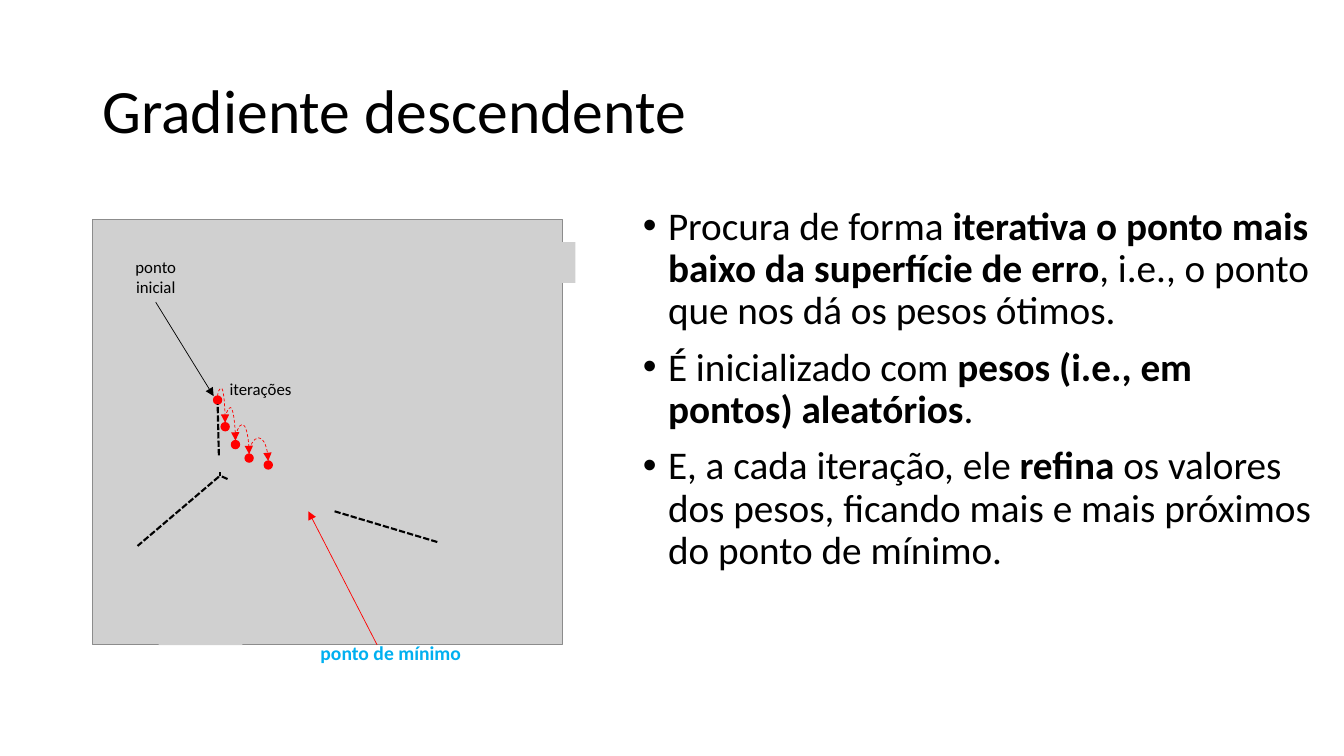
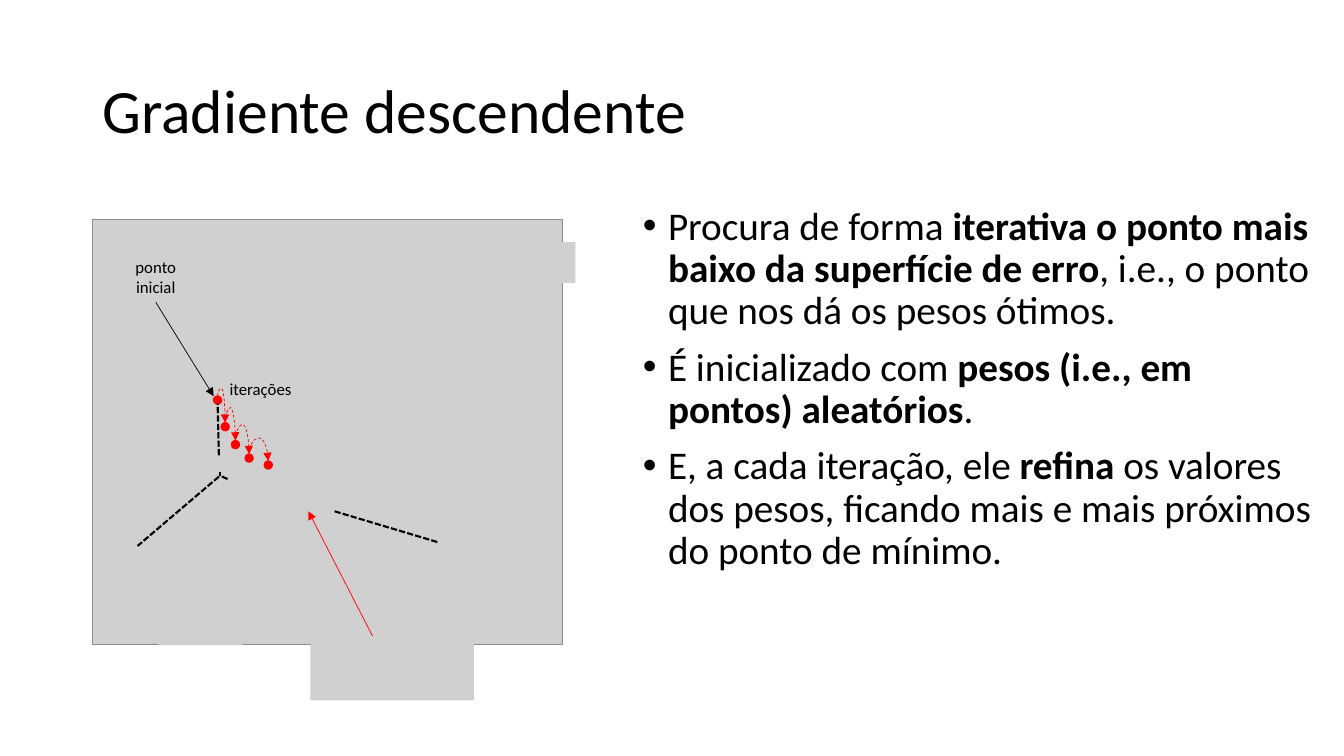
Before and after one commit to zz4fap/c24_inteligencia_artificial, a slide deck: slide 24 of slides/C24_Regressão.pptx (slide 23 before the commit). Drawn at 1344x756 pixels with LibreOffice and Linux fonts; fonts in the diff are those of the drawing; grey boxes stand for pictures. Boxes give left, top, right and bottom in pixels: in the first picture for what was removed or moved away, otherwise in the second. Text is boxed around its words. In the diff, an @@ line names an element or a change of style, - is before the commit and + after.

```diff
--- a/slides/C24_Regressão.pptx
+++ b/slides/C24_Regressão.pptx
@@ picture added at (311,636,474,701) @@
@@ text removed at (320,644,461,663) @@
-ponto de mínimo
```
Also in this commit, not shown: 11 other slides changed, 4 slides added, 4 slides removed.
